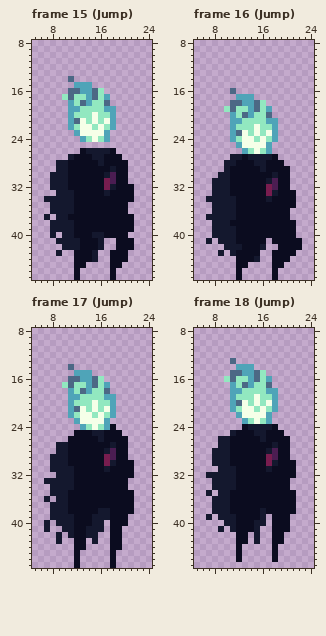
File history of a pixel-art file, Aseprite/Character anims 32x48.aseprite. Above is the file before it was changed.
32x48 pixels, 20 frames. Shown: frame 15 (Jump): x 5..24, y 8..47; frame 16 (Jump): x 5..24, y 8..47; frame 17 (Jump): x 5..24, y 8..47; frame 18 (Jump): x 5..24, y 8..47. The commit also changed other frames, which this record leaves out.
New version:
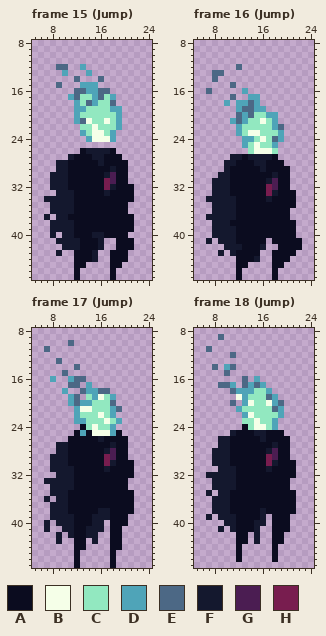
Palette (. is transparent): A #0b0c1f  B #f5ffe8  C #92e8c0  D #4fa4b8  E #4c6885  F #14182e  G #4b1d52  H #781d4f
Difference:
--- frame 15 (Jump), layer "Character/Jump/Head"
@@ x 5..24 @@
 11 ....................
-12 ....................
-13 ....................
-14 ......E.............
-15 .......DDD..........
-16 ......EEDDEC........
-17 .....CECCDECD.......
-18 ......DCEDCCE.......
-19 ......DDCCCCDD......
-20 ......DCCCBCCD......
-21 ......DEBCBCBD......
-22 ......DCBBCBCD......
-23 .......DBBBBD.......
-24 ........DCBCD.......
+12 ....EE..D...........
+13 .....D...D..........
+14 .......E...E........
+15 ....E...DDD.........
+16 .......EEDDEE.......
+17 ......DECCDECD......
+18 .......DCEDCCE......
+19 .......DDCCCCDD.....
+20 .......DCCCCCCD.....
+21 .......DEBCCBCD.....
+22 ........CCBCCCD.....
+23 ........DCBBCD......
+24 .........DBBBD......
 25 ....................
--- frame 16 (Jump), layer "Character/Jump/Head"
@@ x 5..24 @@
 11 ....................
-12 ....................
-13 ....................
-14 ....................
-15 ....................
-16 ......E.............
-17 .......DDD..........
-18 ......EEDDEC........
-19 .....CECCDECD.......
-20 ......DCEDCCE.......
-21 ......DDCCCCDD......
-22 ......DCCCBCCD......
-23 ......DEBCBCBD......
-24 ......DCBBCBCD......
-25 .......DBBBBD.......
-26 ........DCBCD.......
+12 .......E............
+13 ...EE...............
+14 ...E................
+15 ......E.............
+16 ..E.....D...........
+17 ......E..DD.........
+18 .....D.DDED.........
+19 .......DEEDD........
+20 .......EDECCDD......
+21 ......DEDCCBCD......
+22 .......DCCCCCDE.....
+23 .......DCBBCCCD.....
+24 ........DDCBCED.....
+25 ........DCBCCD......
+26 .........CBBBC......
 27 ......FFAFFFFA......
--- frame 17 (Jump), layer "Character/Jump/Head"
@@ x 5..24 @@
  9 ....................
-10 ....................
-11 ....................
+10 ......E.............
+11 ..E.................
 12 ....................
-13 ....................
-14 ......E.............
-15 .......DDD..........
-16 ......EEDDEC........
-17 .....CECCDECD.......
-18 ......DCEDCCE.......
-19 ......DDCCCCDD......
-20 ......DCCCBCCD......
-21 ......DEBCBCBD......
-22 ......DCBBCBCD......
-23 .......DBBBBD.......
-24 ........DCBCDA......
-25 .......AAAFFAAA.....
+13 ....E...............
+14 .......E............
+15 .....E..............
+16 ...D..DEE...........
+17 ......EE.D..........
+18 .....D..EDDEE.......
+19 ......DE.CDBCD......
+20 ......DEDDCCCE......
+21 .......DBBCCCDE.....
+22 .......DCCCBCD......
+23 .......DDCCCBCD.....
+24 ........ACBCCD......
+25 .......ADABBBDA.....
 26 ......AAAAAFAAAA....
--- frame 18 (Jump), layer "Character/Jump/Head"
@@ x 5..24 @@
  8 ....................
- 9 ....................
+ 9 ....E...............
 10 ....................
-11 ....................
-12 ....................
-13 ......E.............
-14 .......DDD..........
-15 ......EEDDEC........
-16 .....CECCDECD.......
-17 ......DCEDCCE.......
-18 ......DDCCCCDD......
-19 ......DCCCBCCD......
-20 ......DEBCBCBD......
-21 ......DCBBCBCD......
-22 .......DBBBBD.......
-23 ........DCBCD.......
-24 ........AFFFFA......
+11 ..E.................
+12 ......E.............
+13 ....................
+14 ...E.DE.............
+15 .....E..............
+16 ........E.D.........
+17 ....EED.EDED........
+18 ......EDDDCCD.......
+19 .......BDCCCED......
+20 ......E.DBCCBDE.....
+21 .......DCCCCCED.....
+22 ........DBCCCCD.....
+23 ........CCBCCD......
+24 ........ACBBCD......
 25 ......FAAAFFAAA.....
Pixel boxes of the changes (left, top, right, bottom) in both pictures:
changed: (56, 64, 122, 142)
changed: (206, 64, 284, 154)
changed: (44, 340, 122, 436)
changed: (206, 334, 284, 430)
